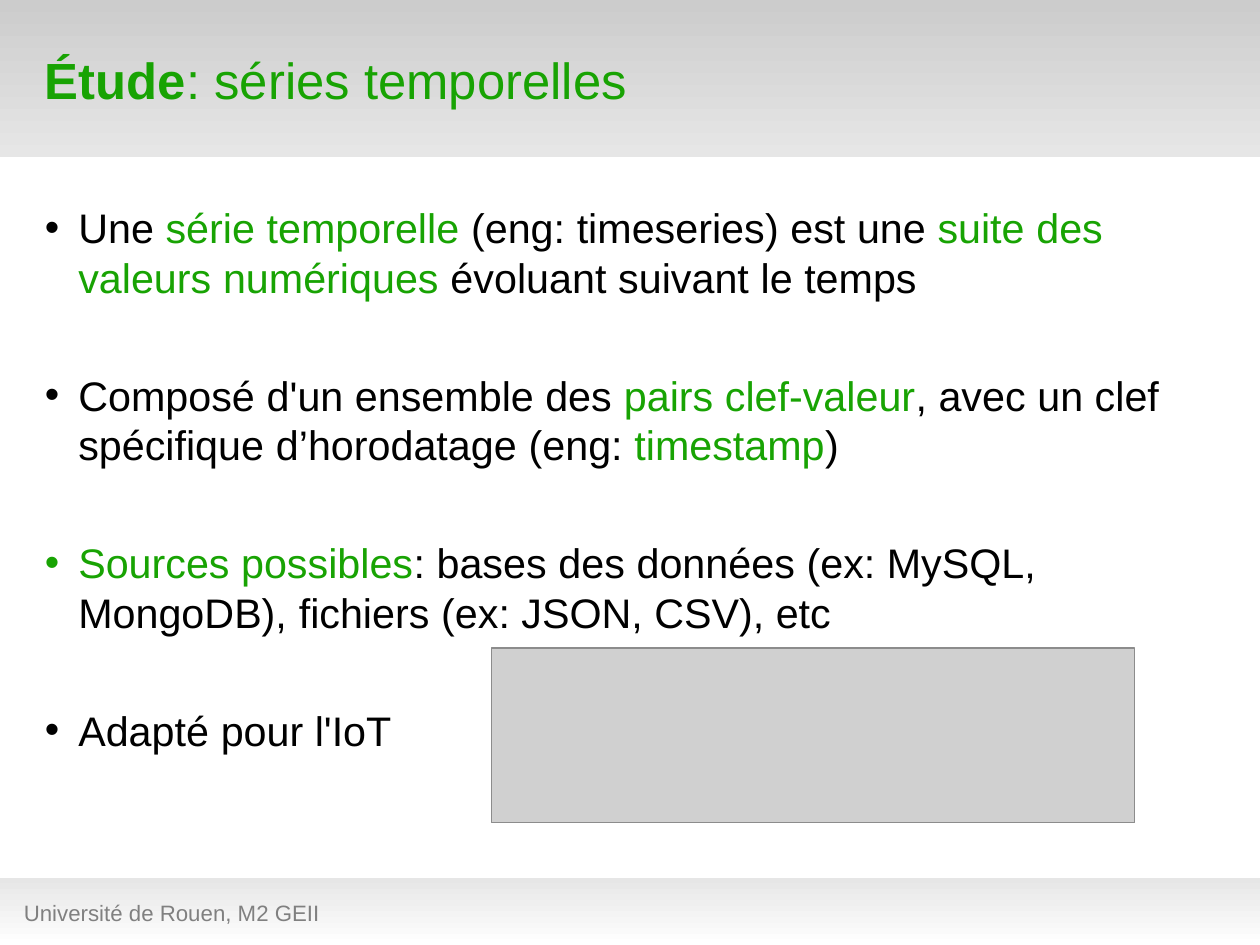
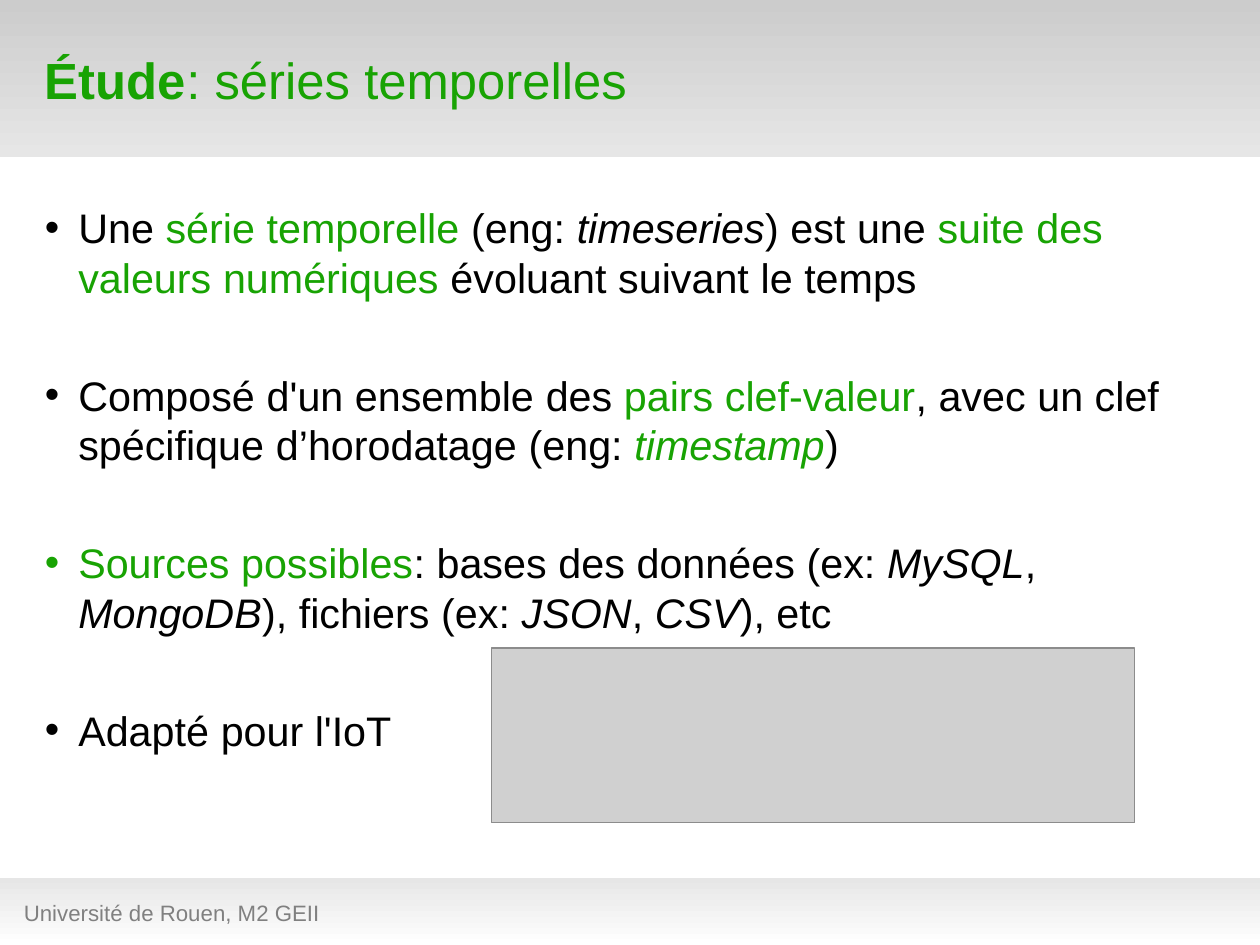
Before and after one commit to hanzenok/dataexp, a slide deck: slide 9 of presentation/test_green7.odp. Drawn at 1260x945 pixels with LibreOffice and Linux fonts; fonts in the diff are those of the drawing; grey boxes stand for pictures; background and template pictures are left out. Boxes give left, top, right and bottom in pixels: in the first picture for what was removed or moved away, otherwise in the second. Text is boxed around its words. In the diff, an @@ line names an element or a change of style, - is before the commit and + after.

```diff
--- a/presentation/test_green7.odp
+++ b/presentation/test_green7.odp
@@ text at bbox=[78, 212, 1159, 636]: italic on in "timeseries)", "timestamp)", "MySQL, MongoDB), JSON, CSV)," @@
```
Also in this commit, not shown: 6 other slides changed, 1 slide added, 2 other files.
